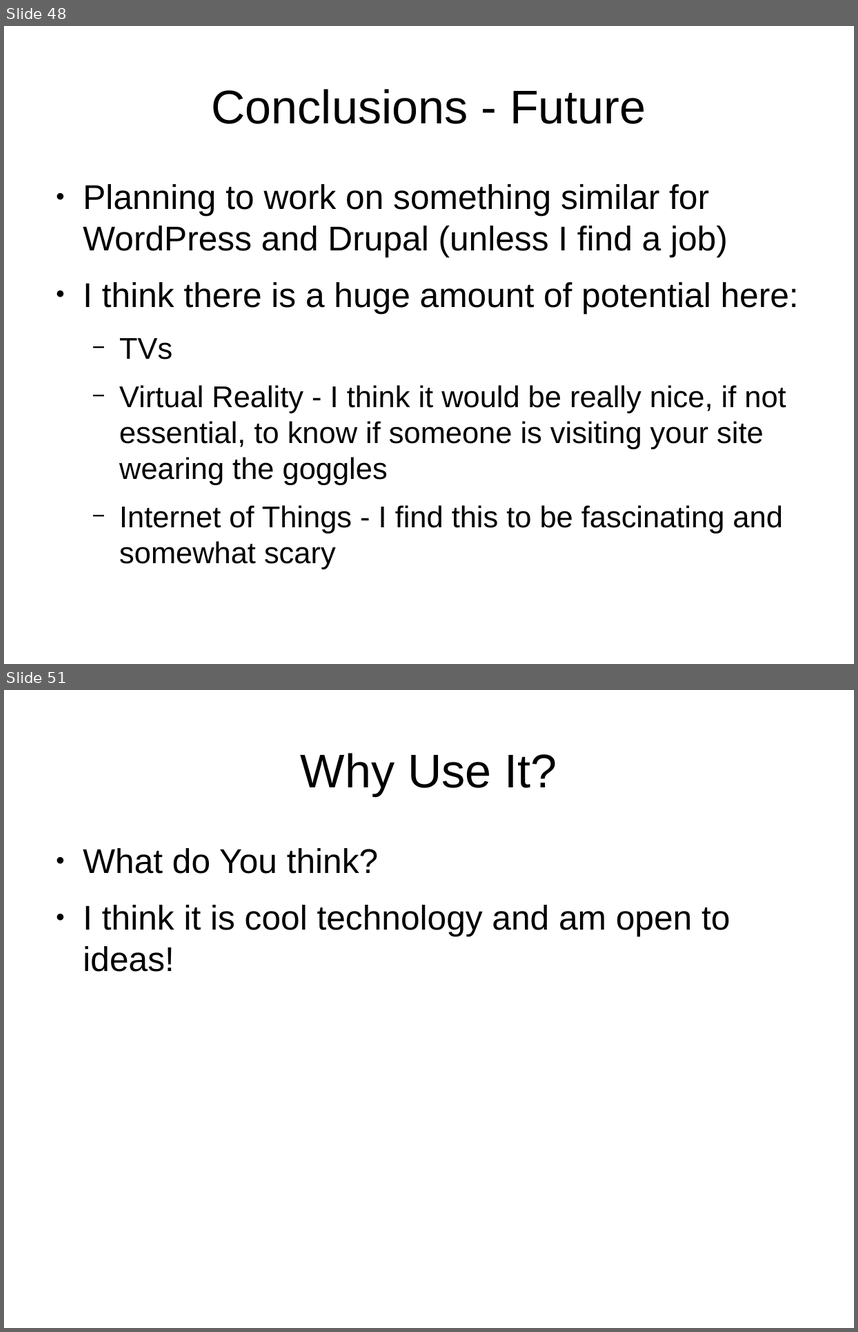
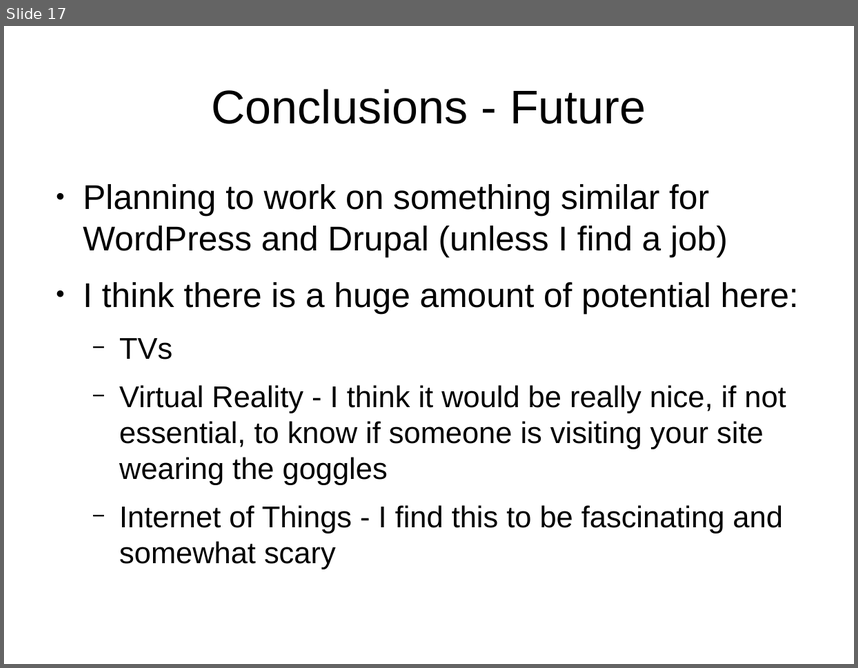
Before and after one commit to tomwhartung/jmws_accoutrements, a slide deck: presentations/2016_04-AWD_in_PHP_CMSes/AWD_in_PHP_CMSes-slides.odp. Shown one above the other, each under a label of ours: slides 48 and 51 before the commit, slide 17 after it; the slides between them are not shown. The pictures are 858x1332 and 858x668 pixels, drawn with LibreOffice and Linux fonts; fonts in the diff are those of the drawing. Boxes give left, top, right and bottom in pixels: in the first picture for what was removed or moved away, otherwise in the second. Text is boxed around its words. In the diff, an @@ line names an element or a change of style, - is before the commit and + after.

```diff
--- a/presentations/2016_04-AWD_in_PHP_CMSes/AWD_in_PHP_CMSes-slides.odp
+++ b/presentations/2016_04-AWD_in_PHP_CMSes/AWD_in_PHP_CMSes-slides.odp
@@ slide 51 removed at <box>4,690,854,1328</box>, background #FFFFFF @@
@@ title removed at <box>301,753,557,796</box> @@
-Why Use It?
@@ text removed at <box>83,848,730,972</box> @@
-● What do You think?
-● I think it is cool technology and am open to ideas!
@@ what was slide 48 is now slide 17 @@
```
Also in this commit, not shown: 1 slide changed, 33 other slides removed.
